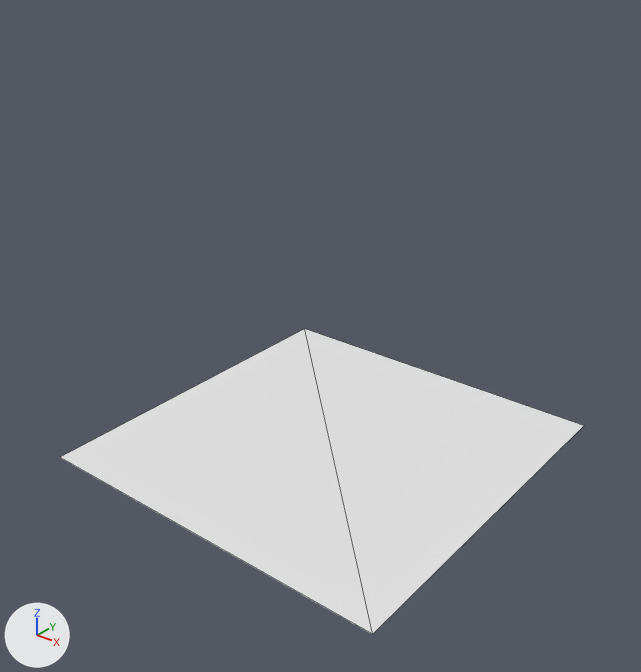
Before and after pictures for a commit that changed the glTF model models/scene_corridor.gltf.
Rendered twice from a 50 mm camera at (24.9, -31.9, 25.8) aimed at (0.5, -1.4, 6.9). Arrows for +X, +Y and +Z are at lower left; the lights stay in place. Mesh edges are drawn as thin lines. Where no turn or scale is listed for an object, it has been applied to the vertices.
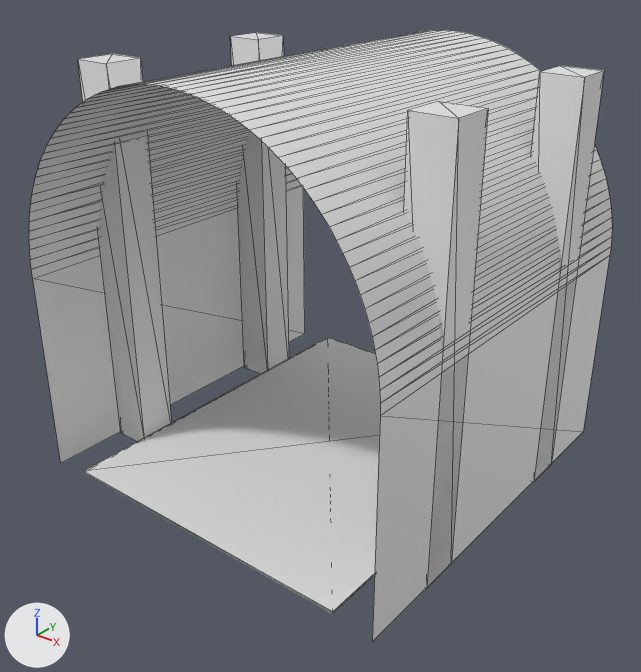
Commit message: create a test corridor model

Boxes (x1, y1, x2, y2) around the edits, measured in the pictures (641 x 672 px):
```json
{"object": "Cylinder", "change": "added", "after": [29, 30, 612, 642]}
{"object": "Plane", "change": "reshaped, rescaled", "before": [60, 329, 584, 634], "after": [84, 337, 380, 614]}
{"object": "Cube", "change": "added", "after": [404, 101, 488, 589]}
{"object": "Cube.002", "change": "added", "after": [78, 54, 172, 441]}
{"object": "Cube.003", "change": "added", "after": [230, 33, 289, 373]}
{"object": "Cube.001", "change": "added", "after": [531, 66, 604, 482]}
```

Edits to the scene script, one JSON object a line:
```json
{"op": "add", "block": "mat_material_003", "code": ["mat_material_003 = principled_material('Material.003')", "mat_material_003.base_color = (0.8, 0.8, 0.8)  # white #e7e7e7"]}
{"op": "add", "block": "mat_material_002", "code": ["mat_material_002 = principled_material('Material.002')", "mat_material_002.base_color = (0.8, 0.8, 0.8)  # white #e7e7e7"]}
{"block": "me_plane", "where": "# used by ob_plane; location = (0.0, 0.0, 0.0); scale = (10.0, 10.0, 10.0)"}
{"op": "remove", "block": "me_plane", "code": "me_plane.from_pydata(...)  # 4 vertices, 2 faces; spans x -1.0..1.0, y -1.0..1.0, z 0.0"}
{"op": "add", "block": "me_plane", "code": "me_plane.from_pydata(...)  # 8 vertices, 12 faces; spans x -1.0..1.0, y -1.0..1.0, z -0.01..0.0"}
{"block": "me_plane", "change": "me_plane part 1"}
{"block": "me_plane", "change": "2 faces are deleted"}
{"block": "me_plane", "change": "4 vertices are added at (1.0, -1.0, -0.01), (1.0, 1.0, -0.01), (-1.0, 1.0, -0.01), (-1.0, -1.0, -0.01)"}
{"block": "me_plane", "change": "12 new faces join them"}
{"op": "add", "block": "me_cube_003", "code": ["me_cube_003 = bpy.data.meshes.new('Cube.003')", "me_cube_003.from_pydata(...)  # a box spanning x -1.0..1.0, y -1.0..1.0, z -10.0..10.0", "me_cube_003.materials.append(mat_material_003)  # white #e7e7e7"]}
{"op": "add", "block": "me_cylinder_001", "code": ["me_cylinder_001 = bpy.data.meshes.new('Cylinder.001')", "me_cylinder_001.from_pydata(...)  # 134 vertices, 132 faces; spans x -10.0..10.0, y -10.0..10.0, z -10.4..10.0", "me_cylinder_001.materials.append(mat_material_002)  # white #e7e7e7"]}
{"op": "set", "path": "ob_plane.scale", "old": "(10.0, 10.0, 10.0)", "new": "(8.0, 10.0, 10.0)"}
{"op": "add", "block": "ob_cube_003", "code": ["ob_cube_003 = bpy.data.objects.new('Cube.003', me_cube_003)", "ob_cube_003.location = (-9.0, 5.0, 9.53)"]}
{"op": "add", "block": "ob_cube_002", "code": ["ob_cube_002 = bpy.data.objects.new('Cube.002', me_cube_003.copy())", "ob_cube_002.location = (-9.0, -5.0, 9.53)"]}
{"op": "add", "block": "ob_cube_001", "code": ["ob_cube_001 = bpy.data.objects.new('Cube.001', me_cube_003.copy())", "ob_cube_001.location = (9.0, 5.0, 9.53)"]}
{"op": "add", "block": "ob_cube", "code": ["ob_cube = bpy.data.objects.new('Cube', me_cube_003.copy())", "ob_cube.location = (9.0, -5.0, 9.53)"]}
{"op": "add", "block": "ob_cylinder", "code": ["ob_cylinder = bpy.data.objects.new('Cylinder', me_cylinder_001)", "ob_cylinder.location = (0.0, 0.0, 10.0)"]}
```
